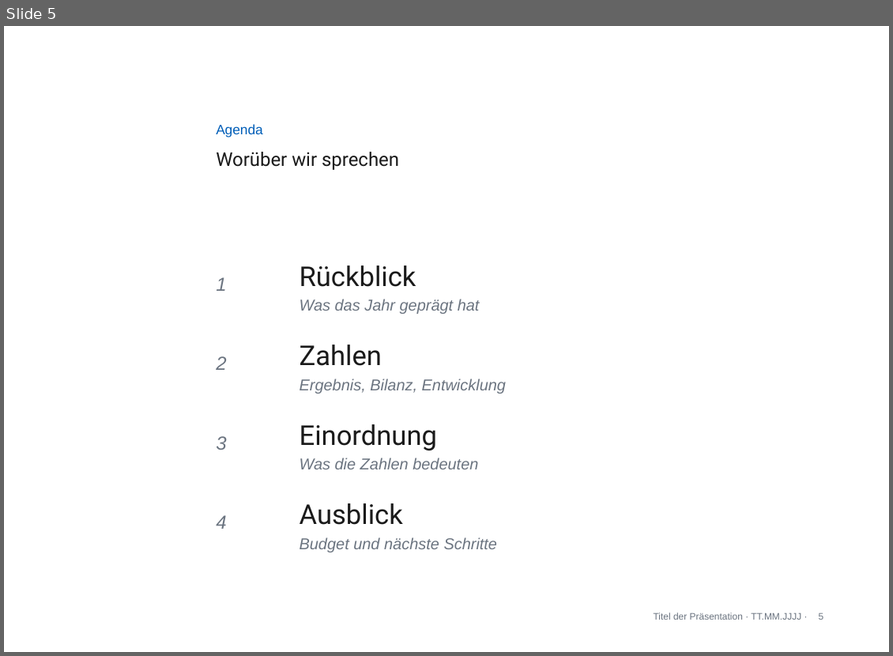
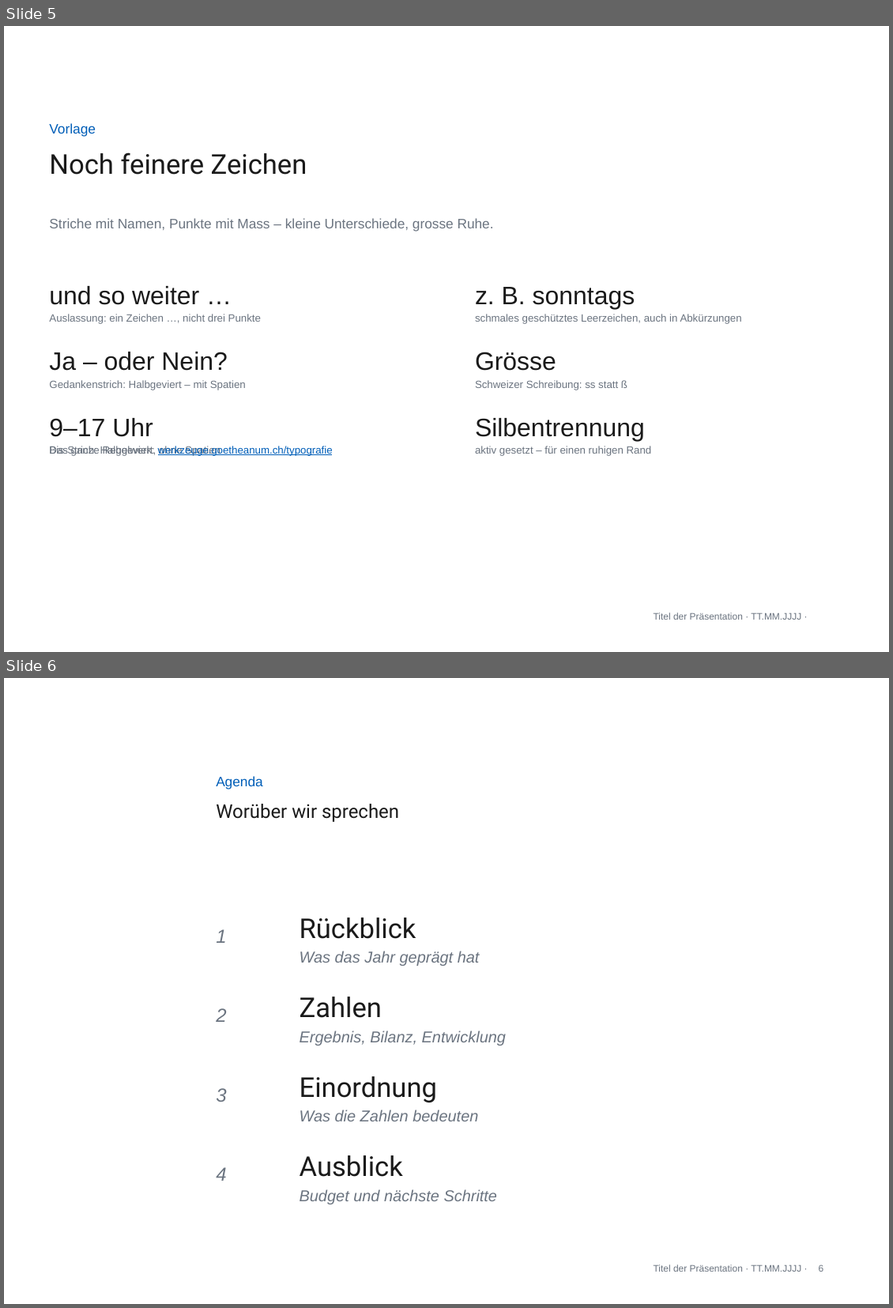
Before and after one commit to phtok/goeloggen, a slide deck: assets/templates/GoetheanumVorlageA4.pptx. Shown one above the other, each under a label of ours: slide 5 before the commit, slides 5 and 6 after it. The pictures are 893x656 and 893x1308 pixels, drawn with LibreOffice and Linux fonts; fonts in the diff are those of the drawing; background and template pictures are left out. Boxes give left, top, right and bottom in pixels: in the first picture for what was removed or moved away, otherwise in the second. Text is boxed around its words. In the diff, an @@ line names an element or a change of style, - is before the commit and + after.

```diff
--- a/assets/templates/GoetheanumVorlageA4.pptx
+++ b/assets/templates/GoetheanumVorlageA4.pptx
@@ slide 5 added at (x1=4, y1=26, x2=889, y2=652), background #FFFFFF; not listed: 1 template element that a slide beside it also shows @@
@@ text added at (x1=49, y1=123, x2=96, y2=137), 13 pt, text #005EB8 @@
+Vorlage
@@ text added at (x1=49, y1=152, x2=307, y2=175), 26 pt, text #1A1A1A @@
+Noch feinere Zeichen
@@ text added at (x1=49, y1=218, x2=494, y2=231), 13 pt, text #6B7480 @@
+Striche mit Namen, Punkte mit Mass – kleine Unterschiede, grosse Ruhe.
@@ text added at (x1=49, y1=286, x2=261, y2=457), 10 pt, text #6B7480 @@
+und so weiter …
+Auslassung: ein Zeichen …, nicht drei Punkte
+Ja – oder Nein?
+Gedankenstrich: Halbgeviert – mit Spatien
+9–17 Uhr
+Bis-Strich: Halbgeviert, ohne Spatien
@@ text added at (x1=475, y1=287, x2=742, y2=456), 10 pt, text #6B7480 @@
+z. B. sonntags
+schmales geschütztes Leerzeichen, auch in Abkürzungen
+Grösse
+Schweizer Schreibung: ss statt ß
+Silbentrennung
+aktiv gesetzt – für einen ruhigen Rand
@@ text added at (x1=49, y1=445, x2=333, y2=456), 10 pt, text #005EB8, underline @@
+Das ganze Regelwerk: werkzeuge.goetheanum.ch/typografie
@@ what was slide 5 is now slide 6 @@
```
Also in this commit, not shown: 1 slide changed, 1 other file.
